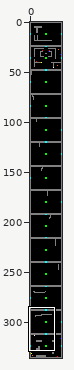
Sprite sheet: src/assets/levels.png. Above, an overview of the earlier version with the close-up marked.
Close-up. As it was:
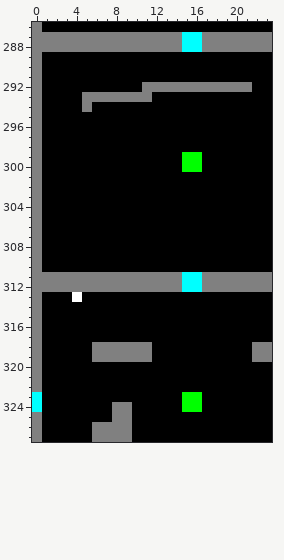
The file is 32x336 pixels. Shown: x 0..23, y 286..327. The commit also changed other parts of the picture, which this record leaves out.
And afterwards:
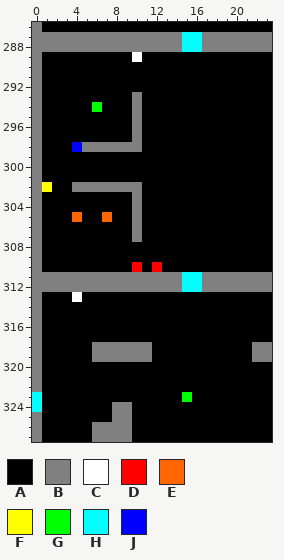
Palette (. is transparent): A #000000  B #808080  C #ffffff  D #ff0000  E #ff6500  F #ffff00  G #00ff00  H #00ffff  J #0000ff
Edits made:
Colour B becomes colour A in row 292 at x 11 to 21; in row 293 at x 5 to 9 and 11; in row 294 at x 5.
Colour G becomes colour A in rows 299 to 300 at x 15 to 16; in row 323 at x 16; in row 324 at x 15 to 16.
Colour A becomes colour B in rows 294 to 297 at x 10; in row 298 at x 5 to 10; in row 302 at x 4 to 10; in rows 303 to 307 at x 10.
Colour A becomes colour C in row 289 at x 10.
Colour A becomes colour D in row 310 at x 10 and 12.
Colour A becomes colour E in row 305 at x 4 and 7.
Colour A becomes colour F in row 302 at x 1.
Colour A becomes colour G in row 294 at x 6.
Colour A becomes colour J in row 298 at x 4.
Pixel boxes of the changes (left, top, right, bottom) in both close-ups:
changed: (42, 52, 252, 272)
changed: (182, 392, 202, 412)
